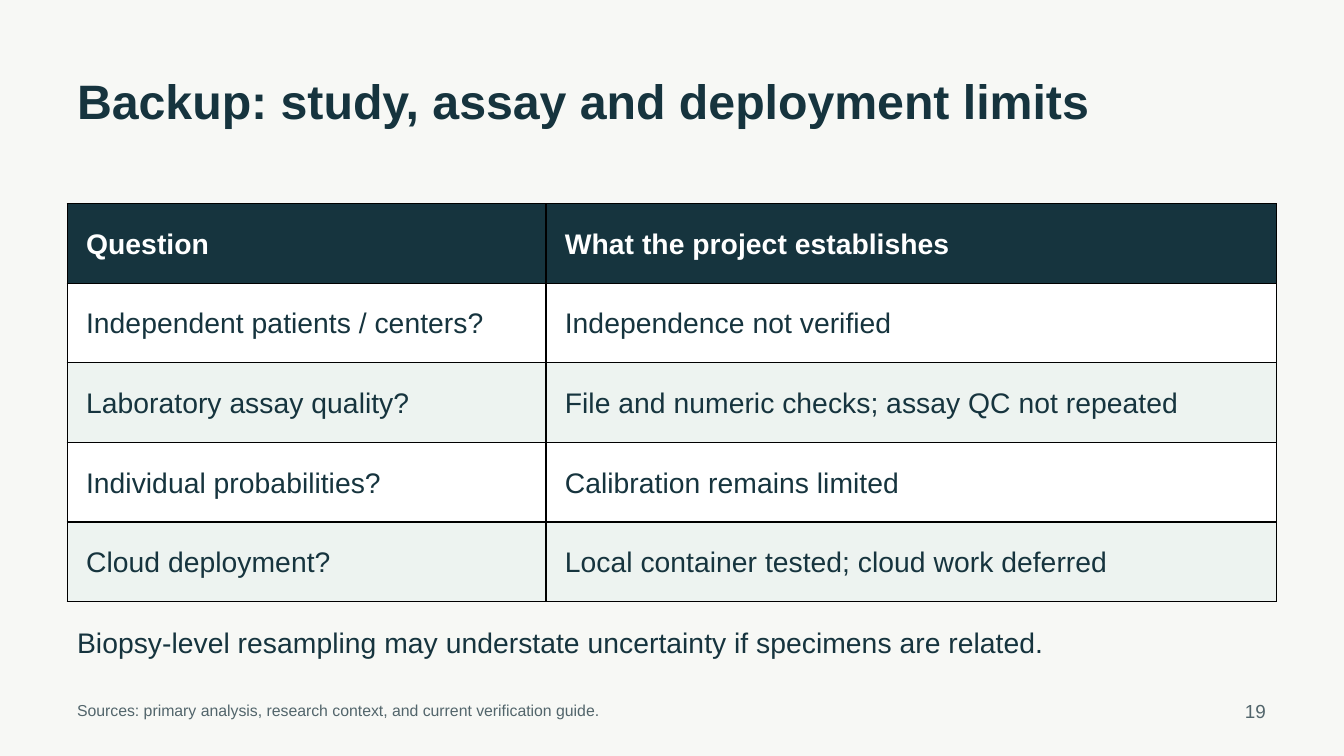
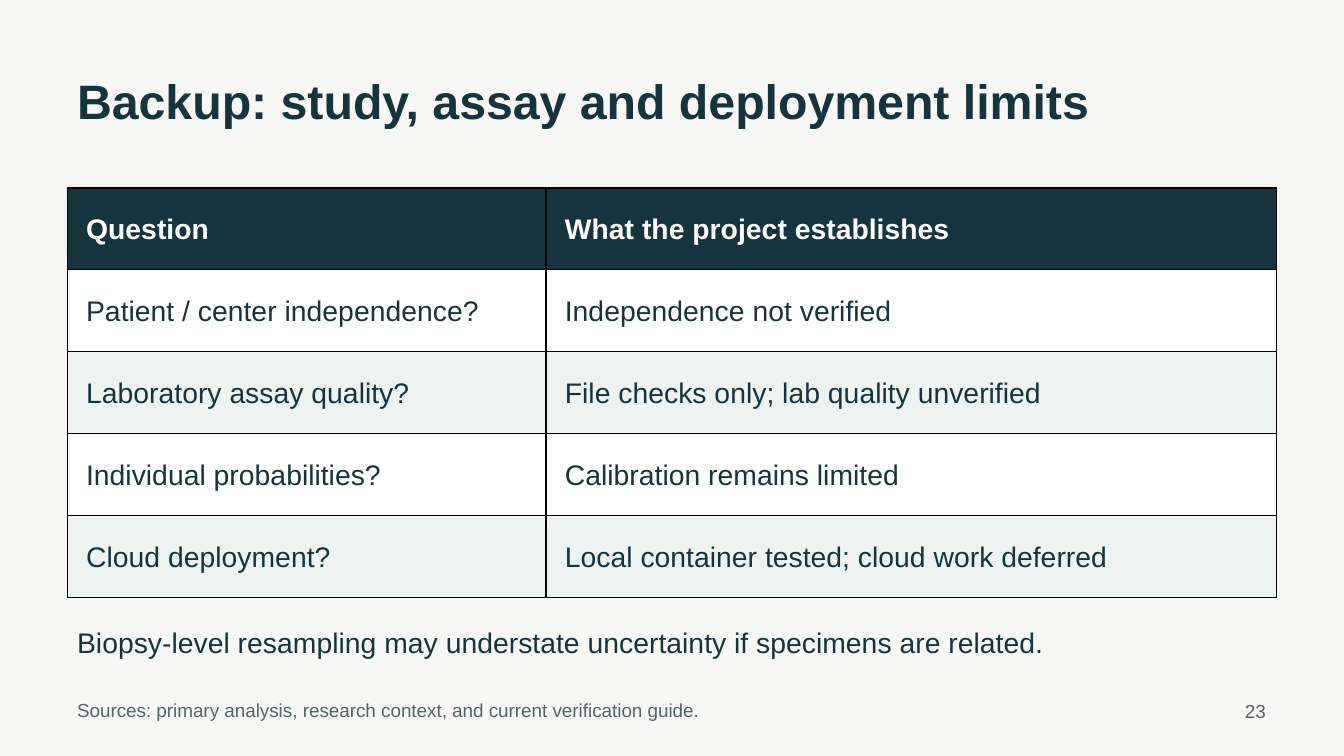
Before and after one commit to ca34525/Kidney-Biopsy-Rejection-Classifier, a slide deck: slide 23 of presentation/unos_kidney_biopsy.pptx (slide 19 before the commit). Drawn at 1344x756 pixels with LibreOffice and Linux fonts; fonts in the diff are those of the drawing. Boxes give left, top, right and bottom in pixels: in the first picture for what was removed or moved away, otherwise in the second. Text is boxed around its words. In the diff, an @@ line names an element or a change of style, - is before the commit and + after.

Commit message:
Align presentation slides with the speaking script

```diff
--- a/presentation/unos_kidney_biopsy.pptx
+++ b/presentation/unos_kidney_biopsy.pptx
@@ table at [68, 188, 1277, 597] @@
-row 2, column 1: Independent patients / centers?
+row 2, column 1: Patient / center independence?
-row 3, column 2: File and numeric checks; assay QC not repeated
+row 3, column 2: File checks only; lab quality unverified
@@ table: place and size @@
-table at [68, 204, 1277, 602]
+table at [68, 188, 1277, 597]
@@ text "Sources: primary analysis, research context, ..." at [77, 703, 699, 721]: size 11.2 to 13.5 pt @@
@@ text at [1245, 705, 1266, 718]: text changed @@
-19
+23
```
Also in this commit, not shown: 15 other slides changed, 8 slides added, 4 slides removed, 42 other files.
